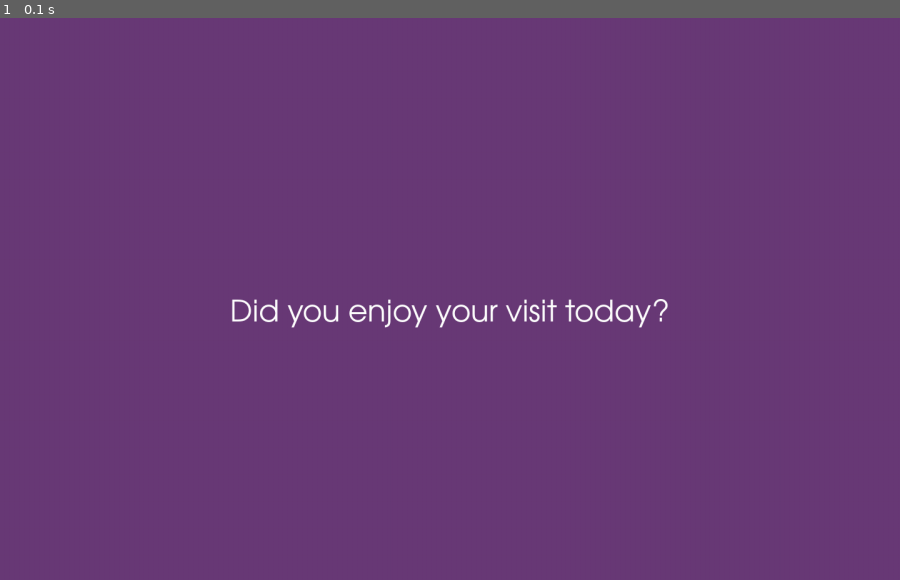
Above: before the commit, frame 1.
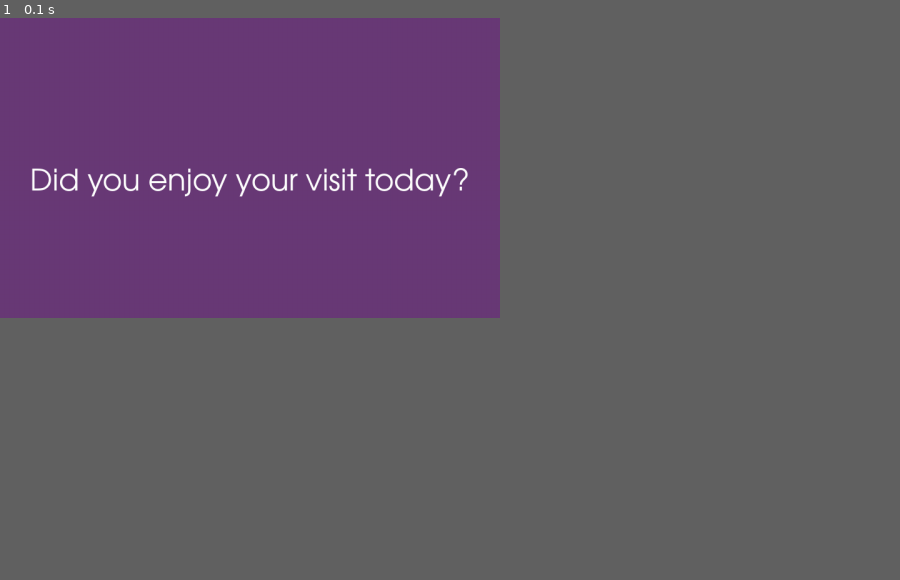
Above: after the commit, the same moment.

Repository: andrewlrogers/srvy
Game: pygame game, started from pygame_test.py
Same seed, same stepped clock (60 frames per second), same inputs: the game is played once before the commit and once after it.
Inputs:
- Up to frame 1 (0.1 s): no input
In our replay, the window is 900x562 before the commit and 500x300 after it. These sizes can differ from the game's own. Grey fills any space a smaller window leaves; there, only what the larger window draws over its background counts as a difference.

The runs differ from the first frame. In frame 1, 1.3% of the frame differs, in the area x 3-75%, y 26-56%.

Commit message:
Added graphic questions to srvy

Diff:
--- a/pygame_test.py
+++ b/pygame_test.py
@@ -3,8 +3,8 @@
 
 
 pygame.init()
-screen_width=1440 #Set width and height to match your monitor.
-screen_height=900
+screen_width=800 #Set width and height to match your monitor.
+screen_height=480
 screen = pygame.display.set_mode((screen_width, screen_height), pygame.FULLSCREEN)
 clock = pygame.time.Clock()
 pygame.mouse.set_visible(False) # Hides the mouse cursor
--- a/srvy.py
+++ b/srvy.py
@@ -5,28 +5,29 @@
 import sqlite3
 import pygame
 
+question = ['Did you enjoy your visit today?', 'Would you reccomend us to a friend?', 'Were you satisfied with the service you received today?', 'Were you able to find what you were looking for?']
+bg_color = random.choice([(105, 58, 119), (162, 173, 0), (125, 154, 170), (86, 90,92)]) #crocker colors
+
 
 #Pygame Setup
 pygame.init()
-screen_width=1440 #Set width and height to match your monitor.
-screen_height=900
+
+screen_width=800 #Set width and height to match your monitor.
+screen_height=480
+
 screen = pygame.display.set_mode((screen_width, screen_height), pygame.FULLSCREEN)
-clock = pygame.time.Clock()
 pygame.mouse.set_visible(False) # Hides the mouse cursor
 
+font = pygame.font.SysFont("Futura, Helvetica, Arial", 48) #system fonts and size
+#text = font.render(question, True, (255, 255, 255))
 done = False
-font = pygame.font.SysFont("Futura, Helvetica, Arial", 48) #system fonts and size
-text = font.render(qs, True, (255,255,255)) #text, anti-alias, color
+
 
 #Button Setup
 like = Button(18)
 okay = Button(14)
 dislike = Button(15)
 
-qs = random.choice(['Did you enjoy your visit today?', 'Would you reccomend us to a friend?', 'Were you satisfied with the service you received today', 'Were you able to find what you were looking for?'])
-bg_color = random.choice([(105, 58, 119), (162, 173, 0), (125, 154, 170), (86, 90,92)]) #crocker colors
-
-#pull questions from csv file on dropbox, run daily at midnight. From a different script. Q's stored as CSV.
 
 def add_response_to_database(score, question):
     """Add response to SQLite 3 database"""
@@ -55,17 +56,19 @@
     main()
 
 def main():
-    while not done:
-        for event in pygame.event.get():
-            if event.type == pygame.QUIT:
-                done = True
-            if event.type == pygame.KEYDOWN and event.key == pygame.K_ESCAPE:
-                done = True
 
-            screen.fill(bg_color) #sets background color
-            screen.blit(text, (screen_width/2 - text.get_rect().width/2,screen_height/2)) #adds text to
-            pygame.display.flip()
+    qs = random.choice(['Did you enjoy your visit today?', 'Would you reccomend us to a friend?', 'Were you satisfied with the service you received today', 'Were you able to find what you were looking for?'])
+    text = font.render(qs, True, (255, 255, 255))
+    screen.fill(bg_color) #sets background color
+    screen.blit(text, (screen_width/2 - text.get_rect().width/2,screen_height/2)) #adds text to
+    pygame.display.flip()
 
+    while True:
+#        for event in pygame.event.get():
+#           if event.type == pygame.QUIT:
+#              done = True
+#            if event.type == pygame.KEYDOWN and event.key == pygame.K_ESCAPE:
+#                done = True
         if like.is_pressed:
             score = 2
             question = qs
Binary file changed: srvy.db
